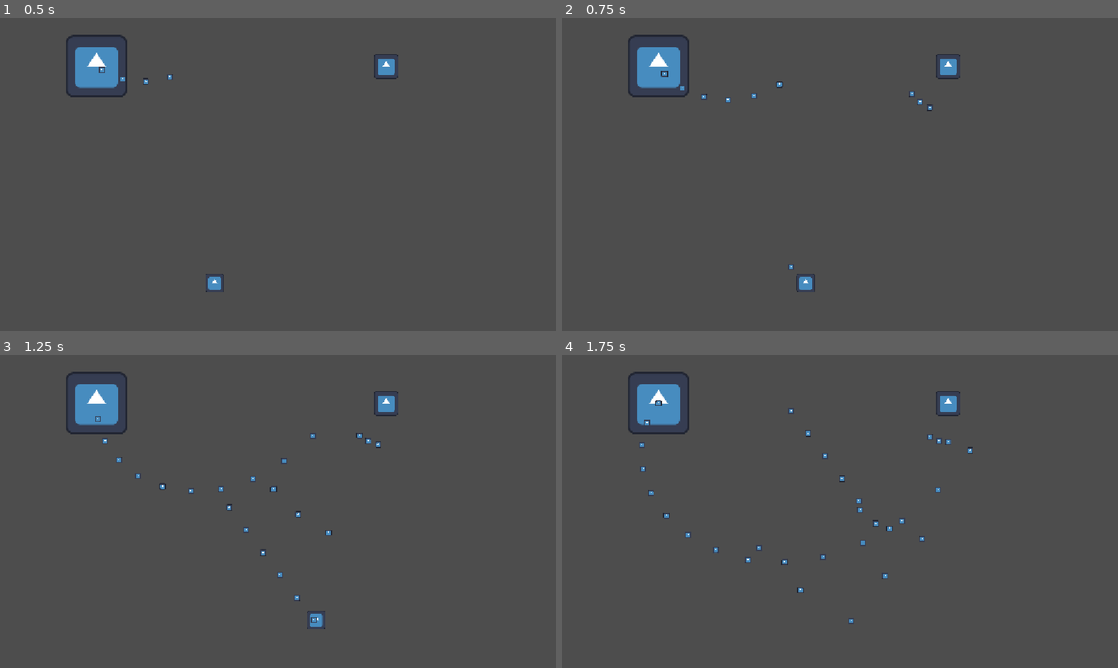
Above: before the commit, frames 1-4 (two rows, left to right).
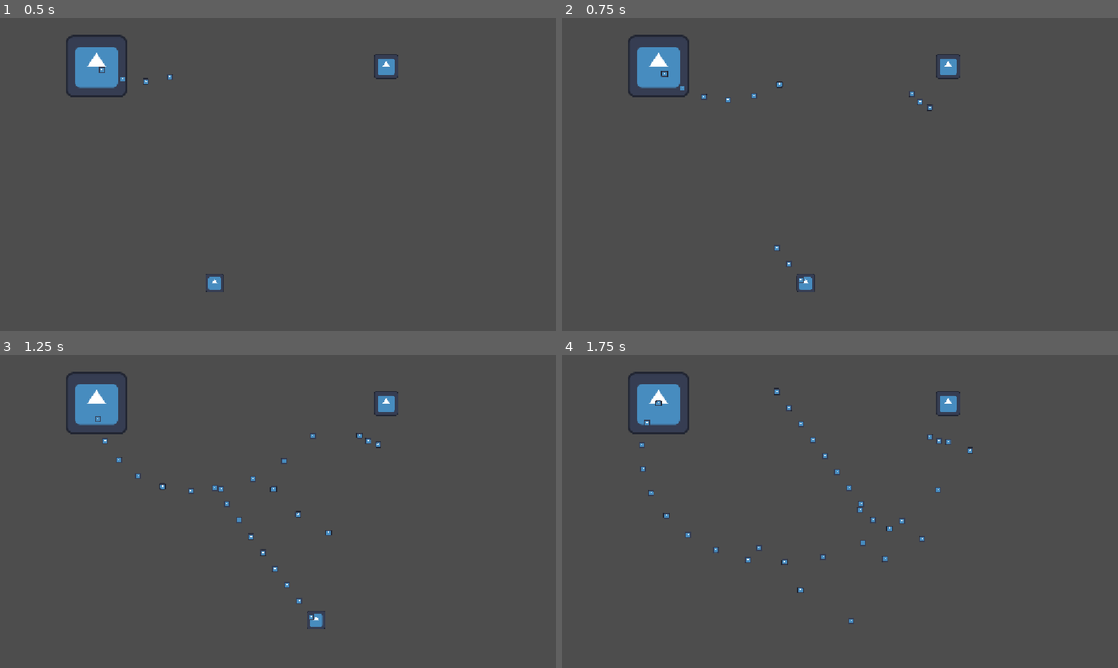
Above: after the commit, the same moments.

Repository: jimrobert796/proyect_bh
Game: Godot game, scene res://main.tscn
Same seed, same stepped clock (60 frames per second), same inputs: the game is played once before the commit and once after it. The engine's default icon, where the game draws it, is replaced by a stand-in: a white triangle on a blue panel in a dark square.
Inputs:
- Up to frame 1 (0.5 s): no input
- Up to frame 2 (0.75 s): hold Right (ui_right) from 0.53 s (still down); hold Z from 0.53 s (still down)
- Up to frame 3 (1.25 s): keep holding Right (ui_right); keep holding Z
- Up to frame 4 (1.75 s): release Right (ui_right) at 1.28 s; release Z at 1.28 s; hold Down (ui_down) from 1.28 s (still down); tap Z at 1.35 s

Frame 1 is identical in both runs. In frame 2, less than 0.1% of the frame differs, in the area x 38-44%, y 72-85%; in frame 3, 0.1%; in frame 4, 0.2%, in the area x 38-59%, y 10-72%.

Commit message:
re estrauctuacion de proyecto en carpetas

Diff:
--- a/main.tscn
+++ b/main.tscn
@@ -1,7 +1,7 @@
 [gd_scene format=3 uid="uid://c4lkdii0nrxjy"]
 
 [ext_resource type="Script" uid="uid://bjrcol2fj5q2m" path="res://main.gd" id="1_h2yge"]
-[ext_resource type="Script" uid="uid://b1iw3h6pdwvf3" path="res://player.gd" id="2_1bvp3"]
+[ext_resource type="Script" uid="uid://b1iw3h6pdwvf3" path="res://scripts/player.gd" id="2_1bvp3"]
 [ext_resource type="Texture2D" uid="uid://dngie1kxfbsoi" path="res://icon.svg" id="2_h2yge"]
 
 [sub_resource type="CircleShape2D" id="CircleShape2D_py7os"]
--- a/scenes/bullet.tscn
+++ b/scenes/bullet.tscn
@@ -1,6 +1,6 @@
 [gd_scene format=3 uid="uid://dselawad4tcax"]
 
-[ext_resource type="Script" uid="uid://cpgtoc1fow5eb" path="res://bullet.gd" id="1_v8qja"]
+[ext_resource type="Script" uid="uid://cpgtoc1fow5eb" path="res://scripts/bullet.gd" id="1_v8qja"]
 [ext_resource type="Texture2D" uid="uid://dngie1kxfbsoi" path="res://icon.svg" id="2_t4vbm"]
 
 [sub_resource type="CircleShape2D" id="CircleShape2D_py7os"]
--- a/scenes/enemy_base.tscn
+++ b/scenes/enemy_base.tscn
@@ -1,6 +1,6 @@
 [gd_scene format=3 uid="uid://ce5w22wrdkbjq"]
 
-[ext_resource type="Script" uid="uid://cy0nne50uly6f" path="res://enemy_base.gd" id="1_sw0xa"]
+[ext_resource type="Script" uid="uid://cy0nne50uly6f" path="res://scripts/enemy_base.gd" id="1_sw0xa"]
 [ext_resource type="Texture2D" uid="uid://dngie1kxfbsoi" path="res://icon.svg" id="2_j1ss0"]
 
 [sub_resource type="CircleShape2D" id="CircleShape2D_py7os"]
--- a/scenes/enemy_mini.tscn
+++ b/scenes/enemy_mini.tscn
@@ -1,7 +1,7 @@
 [gd_scene format=3 uid="uid://jv536owckn77"]
 
 [ext_resource type="PackedScene" uid="uid://ce5w22wrdkbjq" path="res://scenes/enemy_base.tscn" id="1_iq0r4"]
-[ext_resource type="Script" uid="uid://be4a0urar7vjv" path="res://enemy_mini.gd" id="2_4pjqw"]
+[ext_resource type="Script" uid="uid://be4a0urar7vjv" path="res://scripts/enemy_mini.gd" id="2_4pjqw"]
 [ext_resource type="PackedScene" uid="uid://b3uceknlq7uwt" path="res://scenes/test_scene.tscn" id="3_og4if"]
 
 [node name="enemy_mini" unique_id=89038770 instance=ExtResource("1_iq0r4")]
--- a/player.gd
+++ b/scripts/player.gd
@@ -3,11 +3,14 @@
 
 @export var velocidad: float = 300.0
 @export var velocidad_focus: float = 120.0  # velocidad lenta al mantener Shift (modo preciso)
+@export var cooldown_normal: float = 0.08
+@export var cooldown_w: float = 0.28  # dispara más lento con W (ui_up) presionado
 
 var bulletScene = preload("res://scenes/bullet.tscn")
 var vidas = 3
 var limites_pantalla: Rect2
 var tempo = 0
+var w = false
 
 func _ready():
 	print("Estamos listos")
@@ -30,9 +33,17 @@
 		direccion.y += 1
 	if Input.is_action_pressed("ui_up"):
 		direccion.y -= 1
+
+	# w solo es true si se presiona arriba SIN izquierda ni derecha a la vez
+	if Input.is_action_pressed("ui_up") and not Input.is_action_pressed("ui_left") and not Input.is_action_pressed("ui_right"):
+		w = true
+	else:
+		w = false
+
 	if Input.is_key_pressed(KEY_Z):
 		dispararBullet(delta)
-
+	else:
+		tempo = cooldown_normal  # listo para disparar de inmediato al volver a presionar
 
 	direccion = direccion.normalized()  # evita que muevas más rápido en diagonal
 
@@ -42,18 +53,21 @@
 
 func dispararBullet(delta):
 	tempo += delta
-	if tempo > 0.1:
+	var cooldown_actual = cooldown_w if w else cooldown_normal
+
+	if tempo > cooldown_actual:
 		var bullet = bulletScene.instantiate()
 		bullet.type = "player"
-		bullet.direccion = Vector2(0,-1)
+		bullet.direccion = Vector2(0, -1)
 		get_tree().current_scene.add_child(bullet)
 		bullet.global_position = global_position
 		tempo = 0
 
+
 func _on_area_entered(area):
-	if area.is_in_group(""): # enemy_bullets
+	if area.is_in_group(""): #enemy_bullets
 		vidas -= 1
-		if vidas == -1:
+		if vidas <= -1:
 			print("game over")
 			get_tree().paused = true
 		else:
Renamed: bullet.gd -> scripts/bullet.gd
Renamed: bullet.gd.uid -> scripts/bullet.gd.uid
Renamed: enemy_base.gd -> scripts/enemy_base.gd
Renamed: enemy_base.gd.uid -> scripts/enemy_base.gd.uid
Renamed: enemy_mini.gd -> scripts/enemy_mini.gd
Renamed: enemy_mini.gd.uid -> scripts/enemy_mini.gd.uid
Renamed: player.gd.uid -> scripts/player.gd.uid
